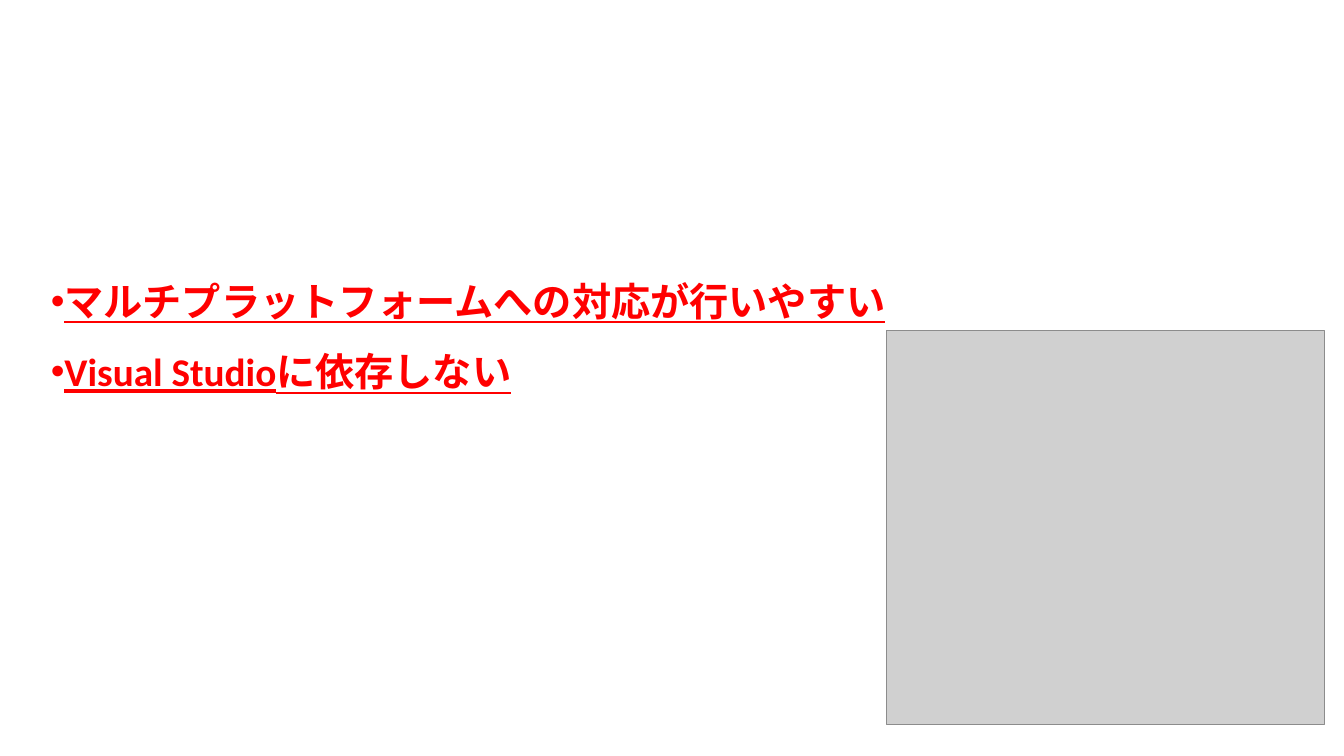
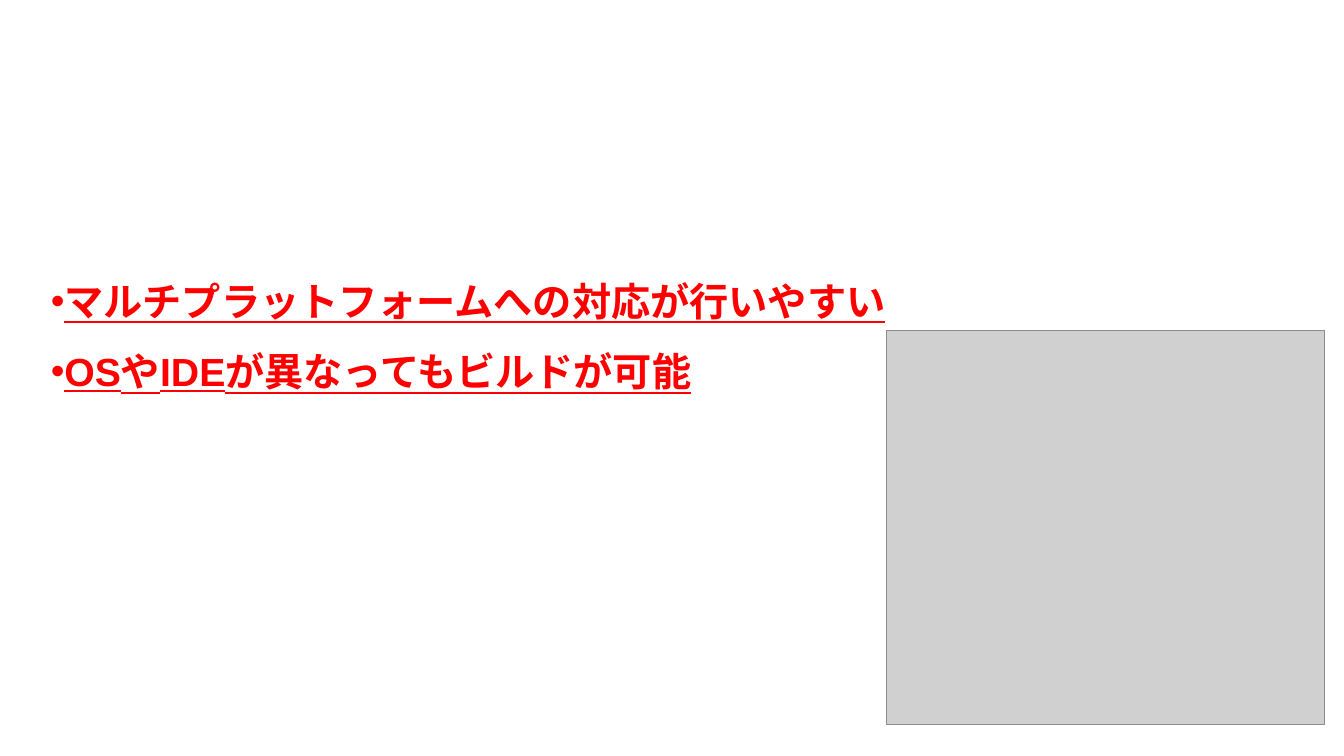
Before and after one commit to Takeshi0106/Action_Game, a slide deck: slide 9 of 就職作品詳細資料.pptx. Drawn at 1344x756 pixels with LibreOffice and Linux fonts; fonts in the diff are those of the drawing; grey boxes stand for pictures; background and template pictures are left out. Boxes give left, top, right and bottom in pixels: in the first picture for what was removed or moved away, otherwise in the second. Text is boxed around its words. In the diff, an @@ line names an element or a change of style, - is before the commit and + after.

```diff
--- a/就職作品詳細資料.pptx
+++ b/就職作品詳細資料.pptx
@@ text at <box>64,355,691,394</box>: text changed; font Calibri to Arial @@
-• Visual Studioに依存しない
+• OSやIDEが異なってもビルドが可能
```
Also in this commit, not shown: 2 other slides changed, 6 slides added, 1 slide removed.
